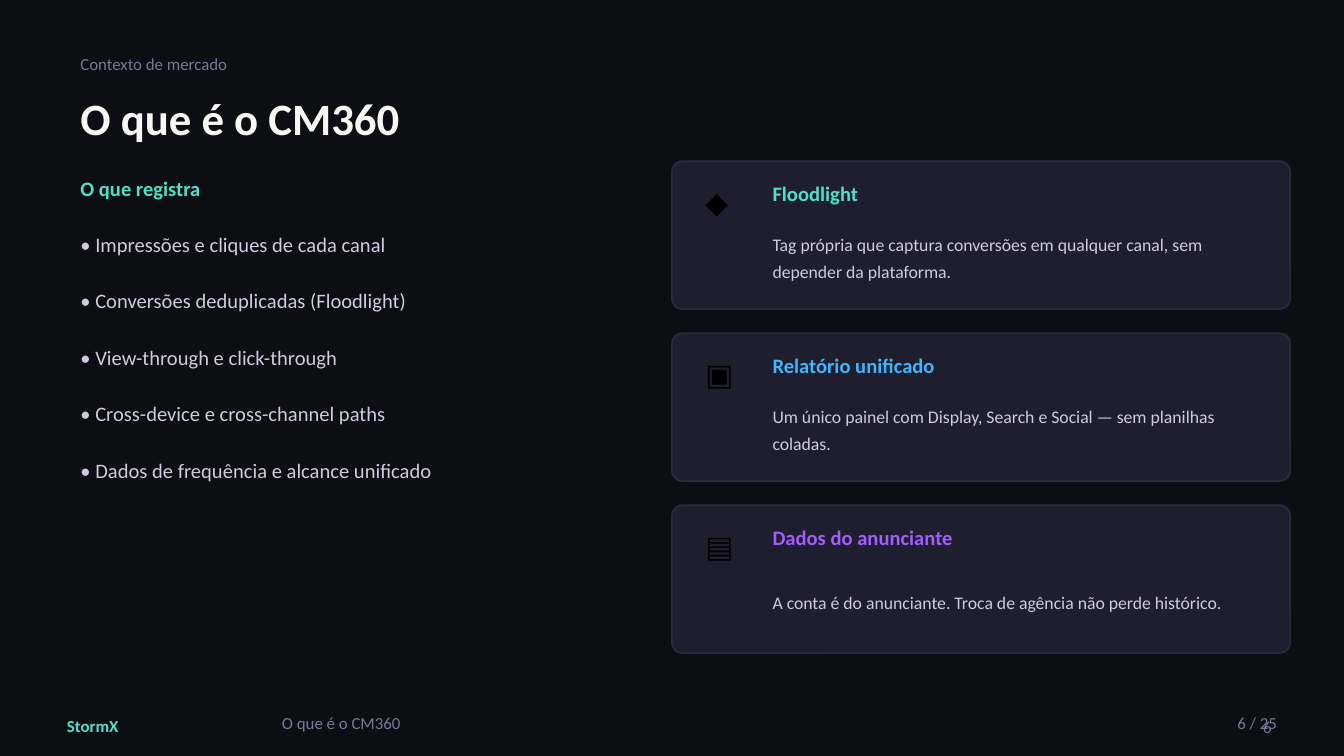
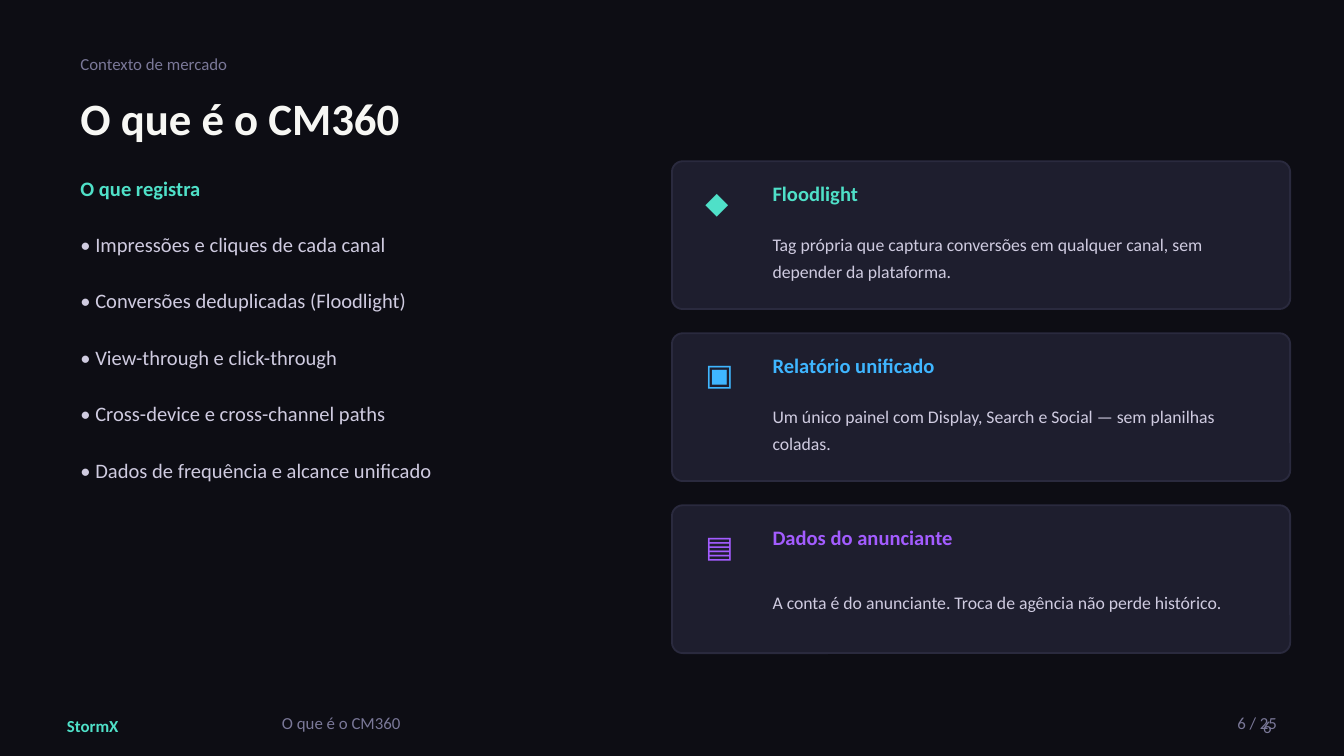
Before and after one commit to falssp/Projeto-NC, a slide deck: slide 6 of Treinamentos/CM360XFT-IN/StormX_-_CM360xFTIN_v01.pptx. Drawn at 1344x756 pixels with LibreOffice and Linux fonts; fonts in the diff are those of the drawing. Boxes give left, top, right and bottom in pixels: in the first picture for what was removed or moved away, otherwise in the second. Text is boxed around its words. In the diff, an @@ line names an element or a change of style, - is before the commit and + after.

```diff
--- a/Treinamentos/CM360XFT-IN/StormX_-_CM360xFTIN_v01.pptx
+++ b/Treinamentos/CM360XFT-IN/StormX_-_CM360xFTIN_v01.pptx
@@ text "◆" at (692,175,746,228): text colour #000000 to #4FE0C8 @@
@@ text "▣" at (692,347,746,401): text colour #000000 to #3FB6FF @@
@@ text "▤" at (692,519,746,573): text colour #000000 to #A35CFF @@
```
Also in this commit, not shown: 1 other slide changed, 1 other file.
